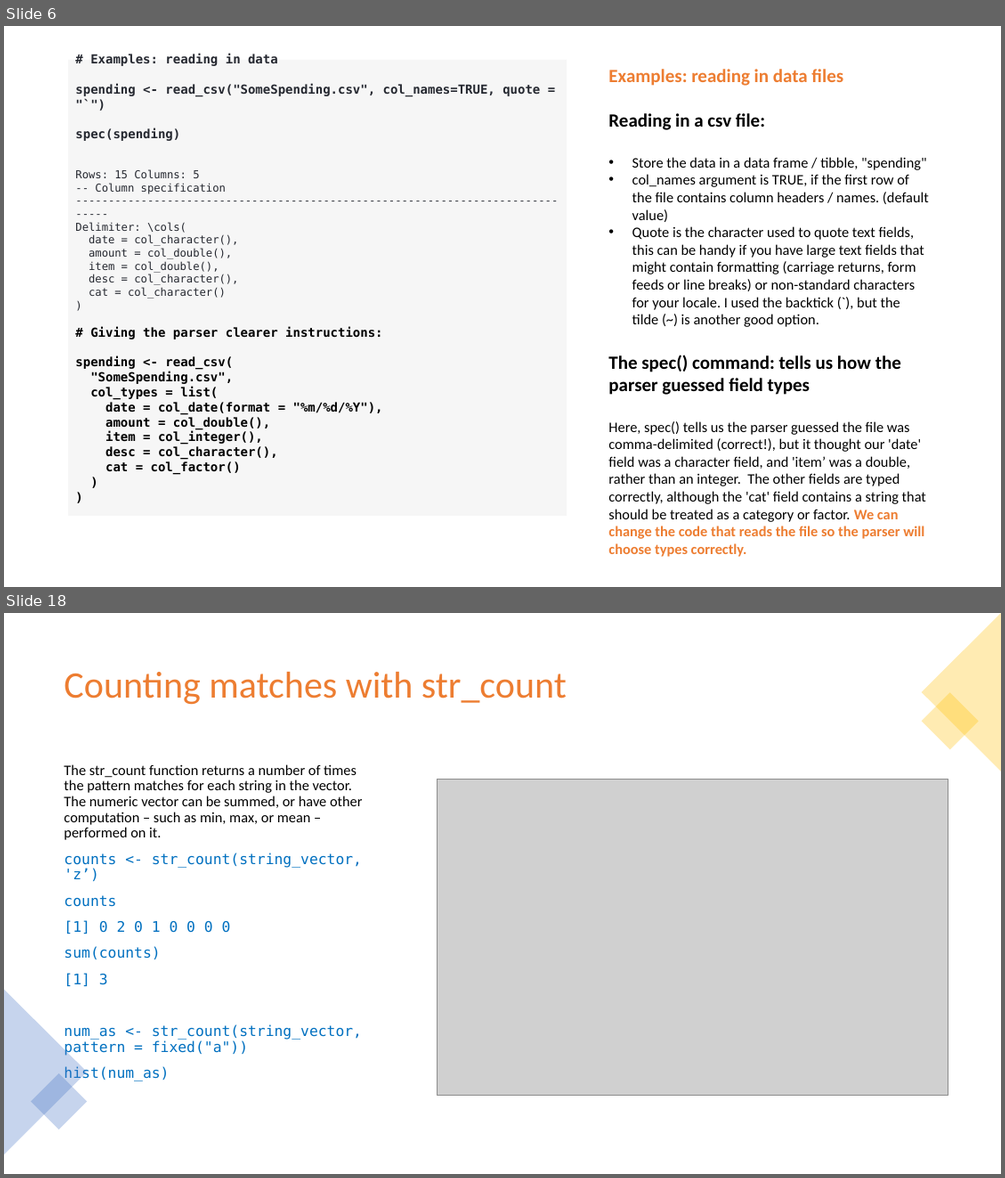
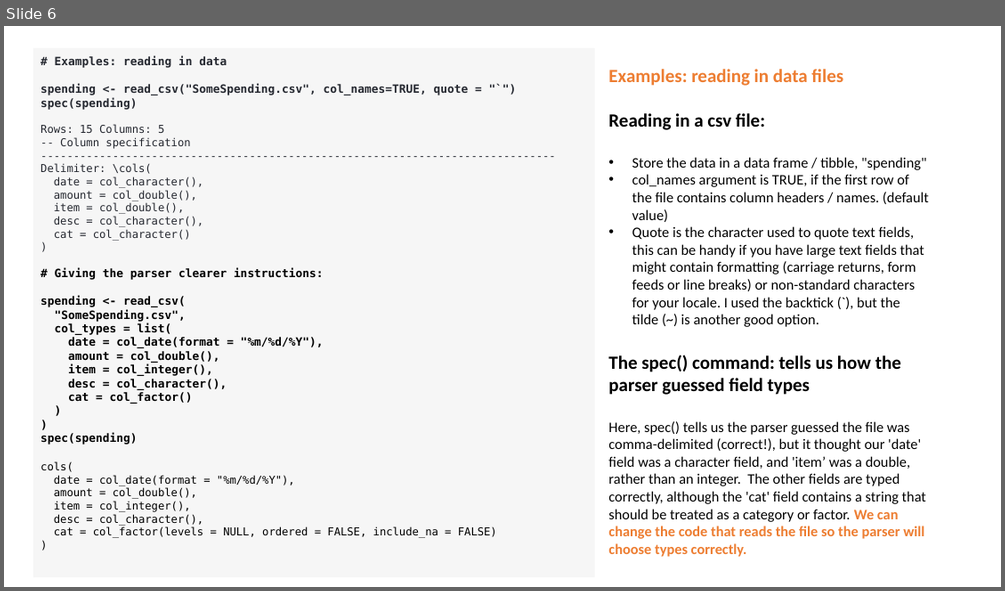
Before and after one commit to krashr-ds/R-cs-course, a slide deck: Lesson 6 - Reading and Wrangling Data with Tidyverse.pptx. Shown one above the other, each under a label of ours: slides 6 and 18 before the commit, slide 6 after it; the slides between them are not shown. The pictures are 1005x1178 and 1005x591 pixels, drawn with LibreOffice and Linux fonts; fonts in the diff are those of the drawing; grey boxes stand for pictures. Boxes give left, top, right and bottom in pixels: in the first picture for what was removed or moved away, otherwise in the second. Text is boxed around its words. In the diff, an @@ line names an element or a change of style, - is before the commit and + after.

```diff
--- a/Lesson 6 - Reading and Wrangling Data with Tidyverse.pptx
+++ b/Lesson 6 - Reading and Wrangling Data with Tidyverse.pptx
@@ slide 18 removed at (x1=4, y1=613, x2=1001, y2=1174), background #FFFFFF @@
@@ triangle removed at (x1=922, y1=613, x2=1001, y2=771) @@
@@ title removed at (x1=64, y1=672, x2=566, y2=705) @@
-Counting matches with str_count
@@ rectangle removed at (x1=922, y1=693, x2=979, y2=750) @@
@@ text removed at (x1=64, y1=764, x2=362, y2=1082) @@
-The str_count function returns a number of times the pattern matches for each string in the vector. The numeric vector can be summed, or have other computation – such as min, max, or mean – performed on it.
-counts <- str_count(string_vector, 'z’)
-counts
-[1] 0 2 0 1 0 0 0 0
-sum(counts)
-[1] 3
-num_as <- str_count(string_vector, pattern = fixed("a"))
-hist(num_as)
@@ picture removed at (x1=437, y1=779, x2=948, y2=1094) @@
@@ triangle removed at (x1=4, y1=989, x2=87, y2=1154) @@
@@ rectangle removed at (x1=31, y1=1073, x2=87, y2=1129) @@
@@ slide 6 changed as well @@
@@ rectangle "# Examples: reading in data" resized from (x1=68, y1=60, x2=567, y2=516) to (x1=33, y1=48, x2=595, y2=577) @@
@@ text in rectangle at (x1=40, y1=56, x2=469, y2=403): size 12 to 11 pt in "# Examples: reading in data", "spending <- read_csv("SomeSpending.csv", col_names=TRUE, quo ...", "spec(spending)", "# Giving the parser clearer instructions:" and 10 more places @@
@@ text in rectangle at (x1=40, y1=433, x2=497, y2=538): paragraphs added @@
+spec(spending)
+cols(
+date = col_date(format = "%m/%d/%Y"),
+amount = col_double(),
+item = col_integer(),
+desc = col_character(),
+cat = col_factor(levels = NULL, ordered = FALSE, include_na = FALSE)
+)
```
Also in this commit, not shown: 5 other slides changed, 20 slides added, 18 other slides removed, 49 other files.
